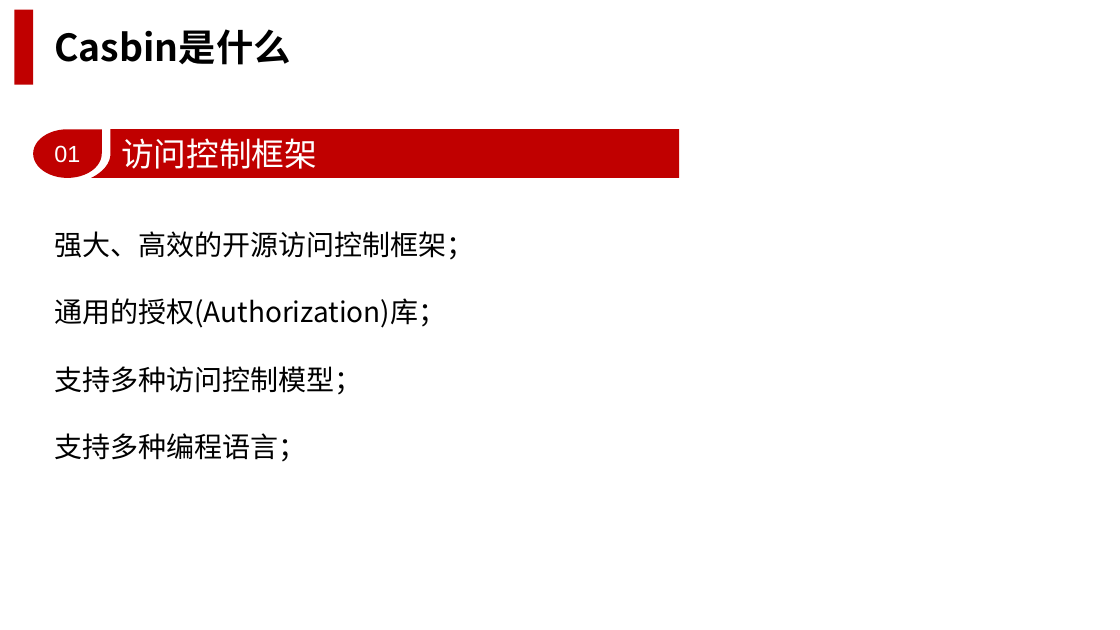
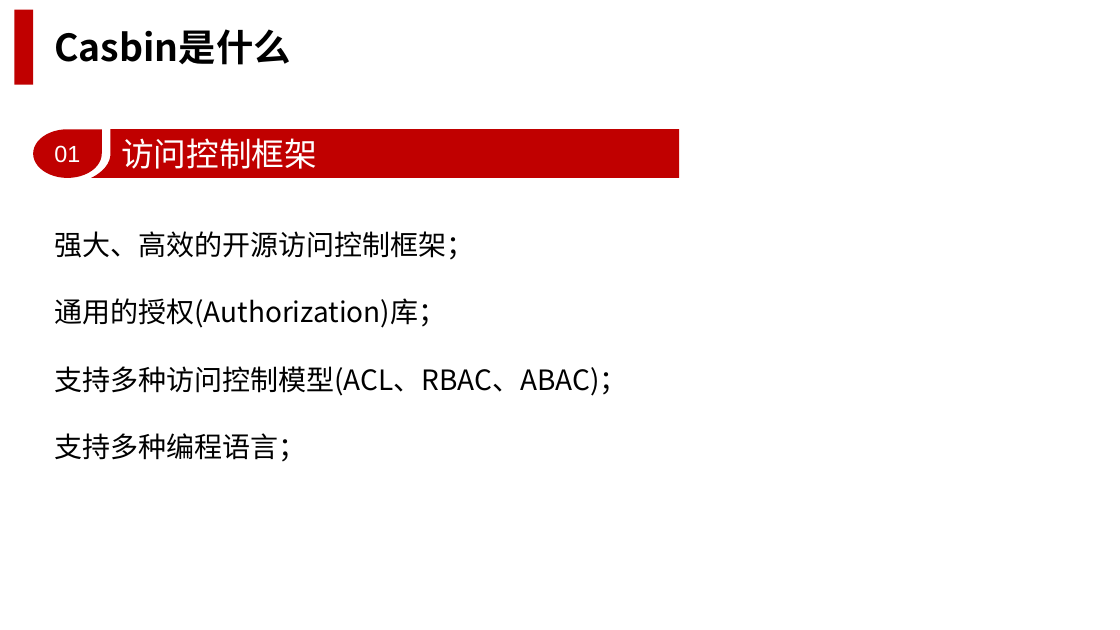
Before and after one commit to marvinang/learn_rust, a slide deck: slide 3 of casbin.pptx. Drawn at 1120x630 pixels with LibreOffice and Linux fonts; fonts in the diff are those of the drawing; background and template pictures are left out. Boxes give left, top, right and bottom in pixels: in the first picture for what was removed or moved away, otherwise in the second. Text is boxed around its words. In the diff, an @@ line names an element or a change of style, - is before the commit and + after.

```diff
--- a/casbin.pptx
+++ b/casbin.pptx
@@ text at bbox=[54, 366, 628, 396]: text changed @@
-支持多种访问控制模型；
+支持多种访问控制模型(ACL、RBAC、ABAC)；
```
Also in this commit, not shown: 12 other slides changed, 2 slides added.
